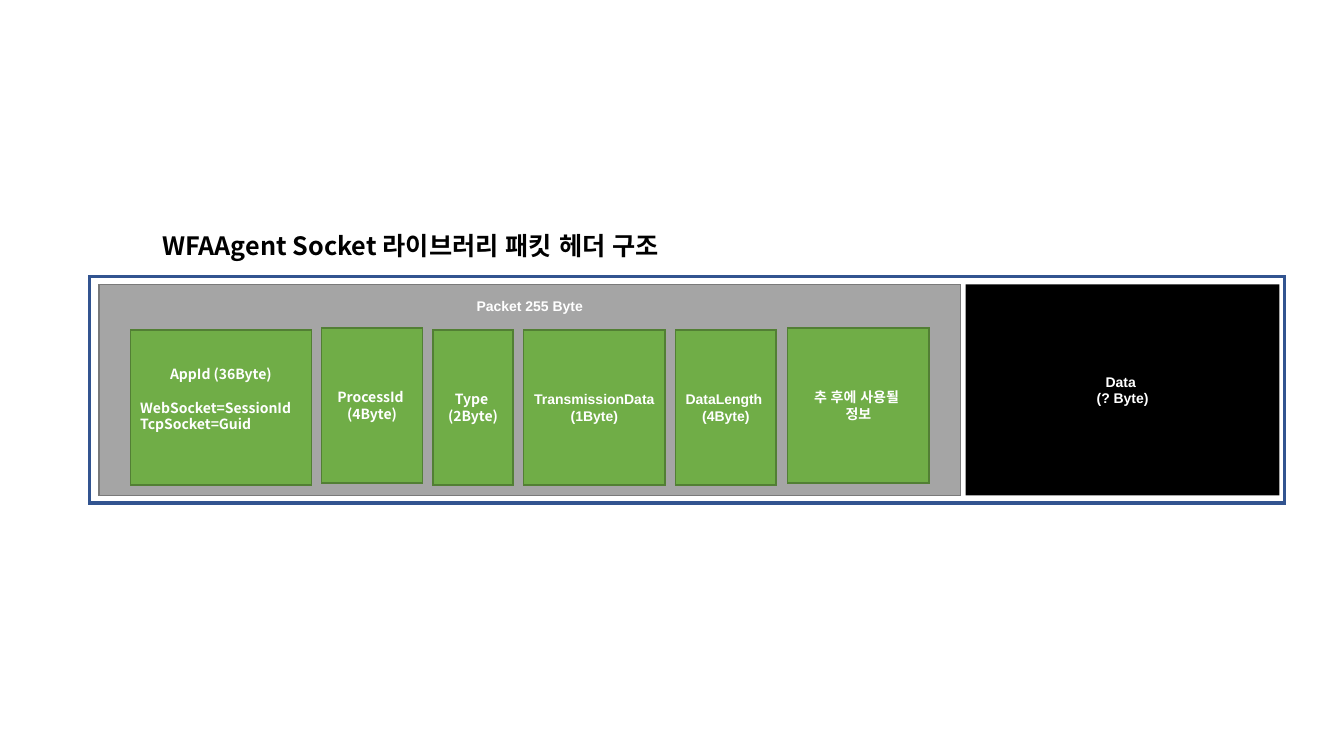
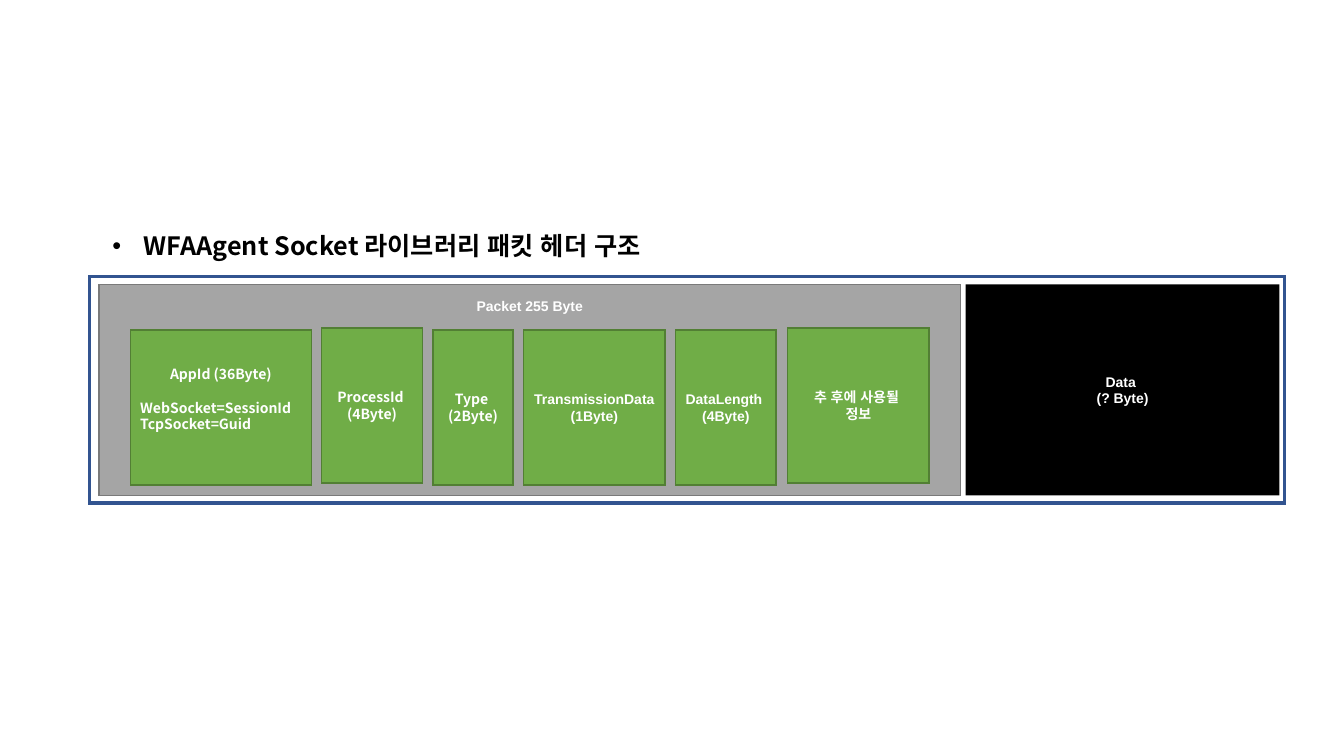
Before and after one commit to soultomind/WFAAgent, a slide deck: slide 1 of WFAAgent TCP소켓 패킷구조.pptx. Drawn at 1344x756 pixels with LibreOffice and Linux fonts; fonts in the diff are those of the drawing. Boxes give left, top, right and bottom in pixels: in the first picture for what was removed or moved away, otherwise in the second. Text is boxed around its words. In the diff, an @@ line names an element or a change of style, - is before the commit and + after.

Commit message:
단순 - 마크다운 패킷 헤더 구조 이미지 추ㅏㄱ

```diff
--- a/WFAAgent TCP소켓 패킷구조.pptx
+++ b/WFAAgent TCP소켓 패킷구조.pptx
@@ text "WFAAgent Socket 라이브러리 패킷 헤더 ...": place and size @@
-text "WFAAgent Socket 라이브러리 패킷 헤더 ..." at box(162, 234, 658, 261)
+text "WFAAgent Socket 라이브러리 패킷 헤더 ..." at box(144, 234, 640, 261)
@@ text "WFAAgent Socket 라이브러리 패킷 헤더 ..." at box(144, 234, 640, 261): bullet none to • @@
```
Also in this commit, not shown: 1 slide added, 3 other files.
